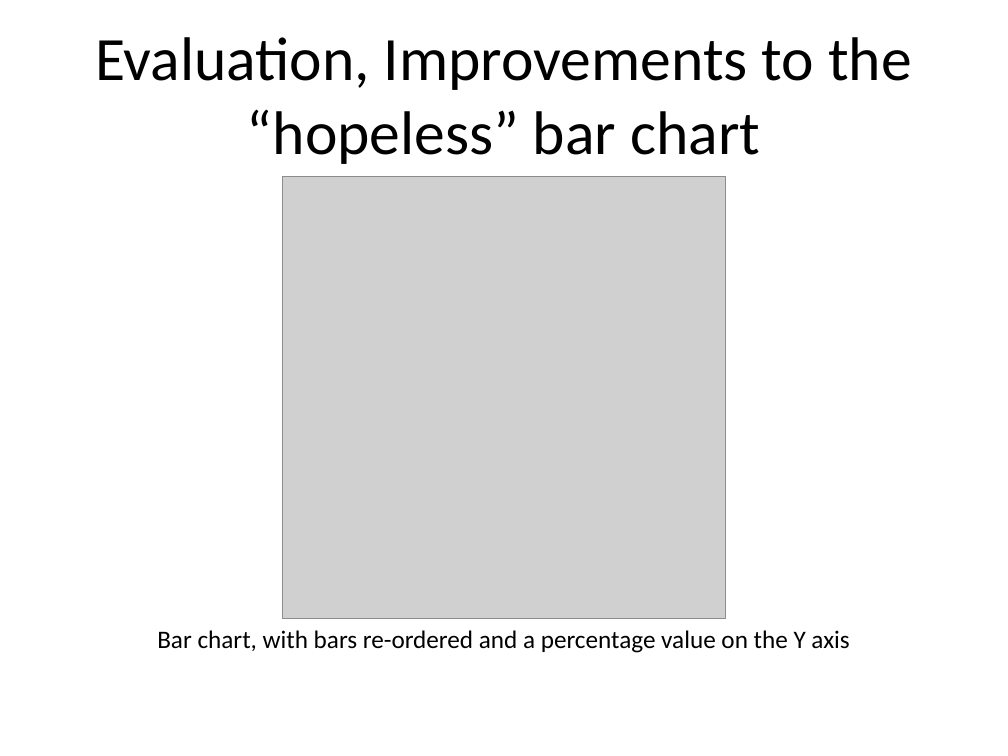
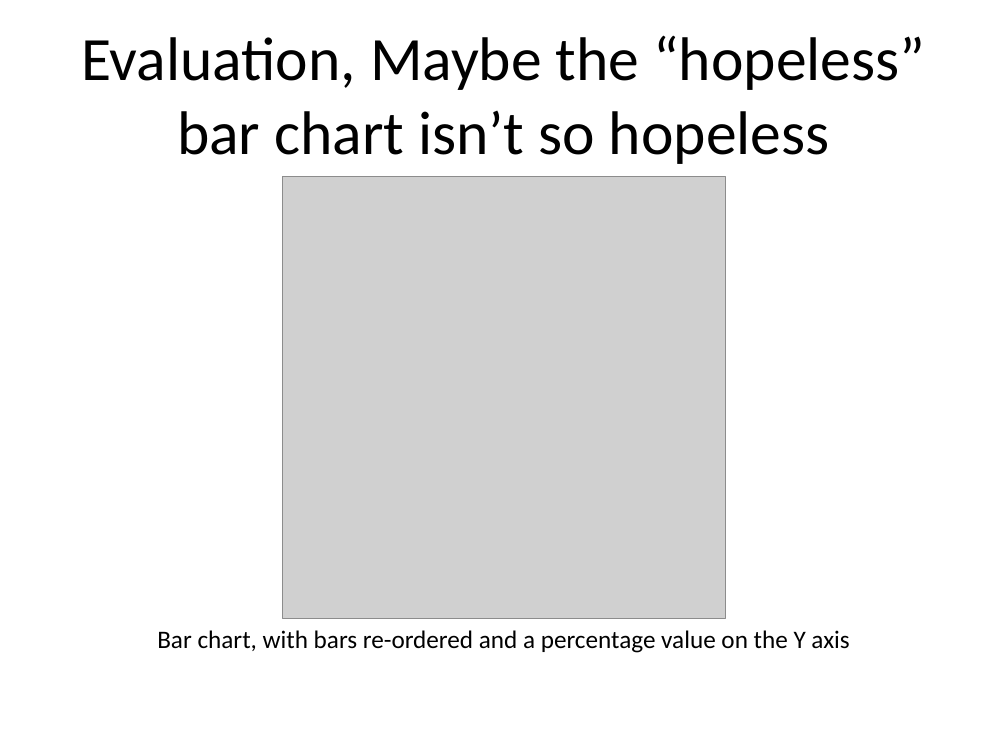
Before and after one commit to pmean/data-visualization, a slide deck: slide 12 of data-viz-01/component/tutorial-evaluation.pptx. Drawn at 1008x756 pixels with LibreOffice and Linux fonts; fonts in the diff are those of the drawing; grey boxes stand for pictures. Boxes give left, top, right and bottom in pixels: in the first picture for what was removed or moved away, otherwise in the second. Text is boxed around its words. In the diff, an @@ line names an element or a change of style, - is before the commit and + after.

```diff
--- a/data-viz-01/component/tutorial-evaluation.pptx
+++ b/data-viz-01/component/tutorial-evaluation.pptx
@@ title at bbox=[81, 35, 925, 164]: text changed @@
-Evaluation, Improvements to the “hopeless” bar chart
+Evaluation, Maybe the “hopeless” bar chart isn’t so hopeless
```
Also in this commit, not shown: 16 other files.
